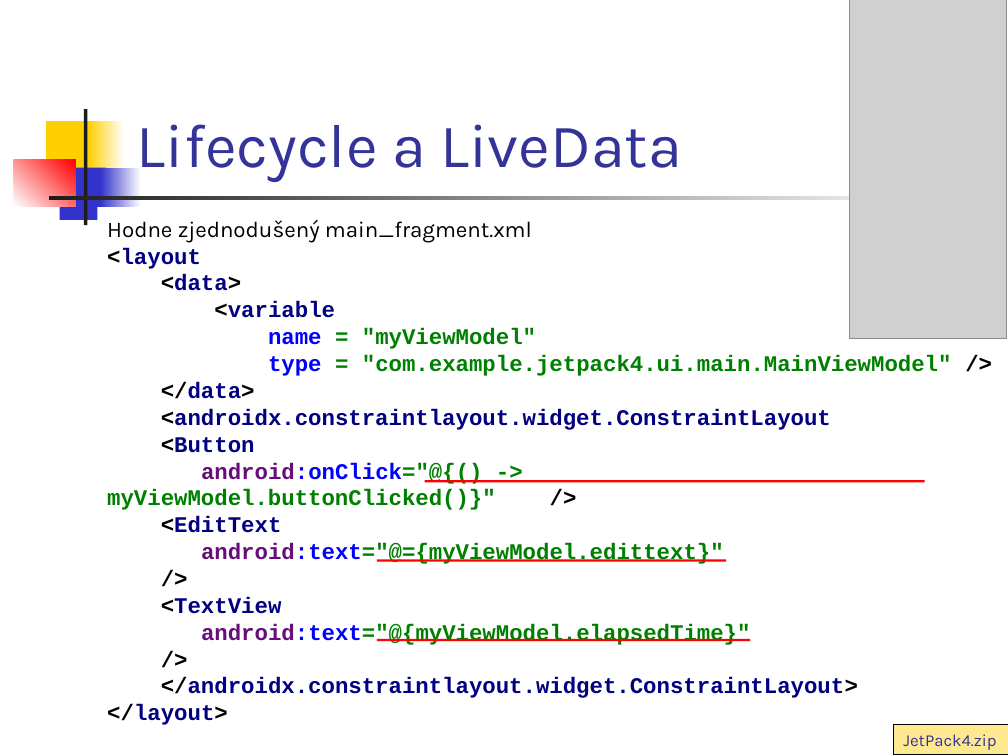
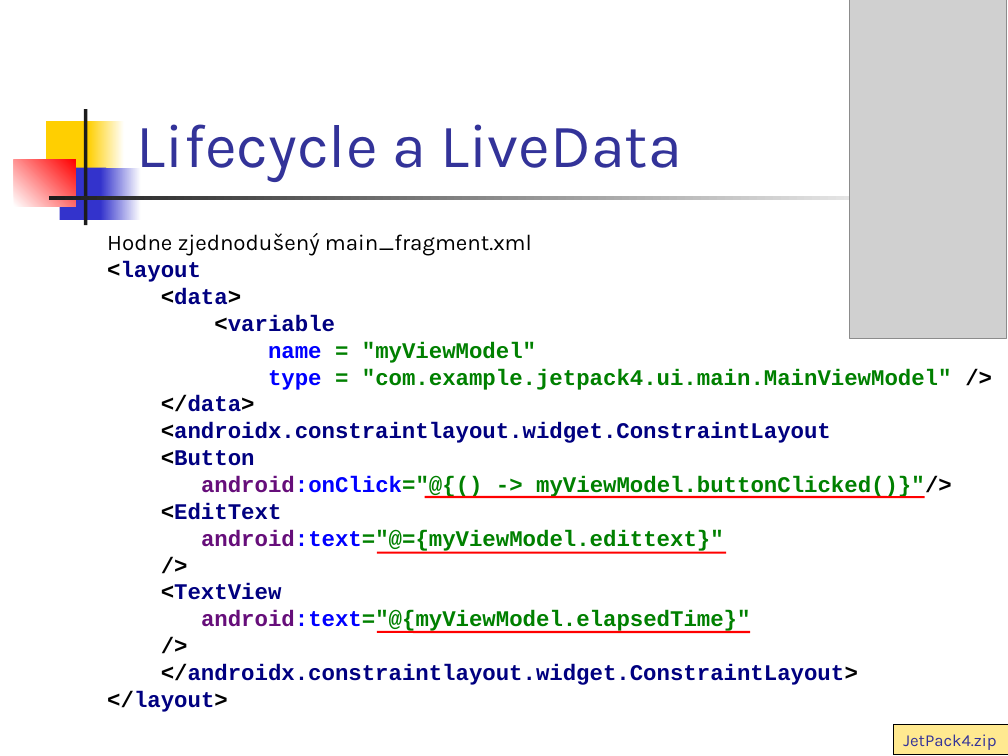
Before and after one commit to vmandro/Prednasky, a slide deck: slide 25 of 07/07_Android.ppt (slide 24 before the commit). Drawn at 1008x756 pixels with LibreOffice and Linux fonts; fonts in the diff are those of the drawing; grey boxes stand for pictures. Boxes give left, top, right and bottom in pixels: in the first picture for what was removed or moved away, otherwise in the second. Text is boxed around its words. In the diff, an @@ line names an element or a change of style, - is before the commit and + after.

```diff
--- a/07/07_Android.ppt
+++ b/07/07_Android.ppt
@@ text "Hodne zjednodušený main_fragment.xml": place and size @@
-text "Hodne zjednodušený main_fragment.xml" at bbox=[107, 220, 952, 725]
+text "Hodne zjednodušený main_fragment.xml" at bbox=[107, 233, 952, 712]
@@ text at bbox=[107, 261, 952, 712]: spaces changed @@
-<layout
-<data>
-<variable
-name = "myViewModel"
-type = "com.example.jetpack4.ui.main.MainViewModel" />
-</data>
-<androidx.constraintlayout.widget.ConstraintLayout
-<Button
-android:onClick="@{() -> myViewModel.buttonClicked()}" />
-<EditText
-android:text="@={myViewModel.edittext}"
-/>
-<TextView
-android:text="@{myViewModel.elapsedTime}"
-/>
-</androidx.constraintlayout.widget.ConstraintLayout>
-</layout>
+<layout
+<data>
+<variable
+name = "myViewModel"
+type = "com.example.jetpack4.ui.main.MainViewModel" />
+</data>
+<androidx.constraintlayout.widget.ConstraintLayout
+<Button
+android:onClick="@{() -> myViewModel.buttonClicked()}"/>
+<EditText
+android:text="@={myViewModel.edittext}"
+/>
+<TextView
+android:text="@{myViewModel.elapsedTime}"
+/>
+</androidx.constraintlayout.widget.ConstraintLayout>
+</layout>
@@ line moved from (424, 481) - (924, 481) to (424, 497) - (924, 497) @@
@@ line moved from (377, 560) - (726, 560) to (377, 552) - (726, 552) @@
@@ line moved from (377, 640) - (750, 640) to (377, 632) - (750, 632) @@
```
Also in this commit, not shown: 29 other slides changed, 3 slides added, 1 slide removed, 1 other file.
